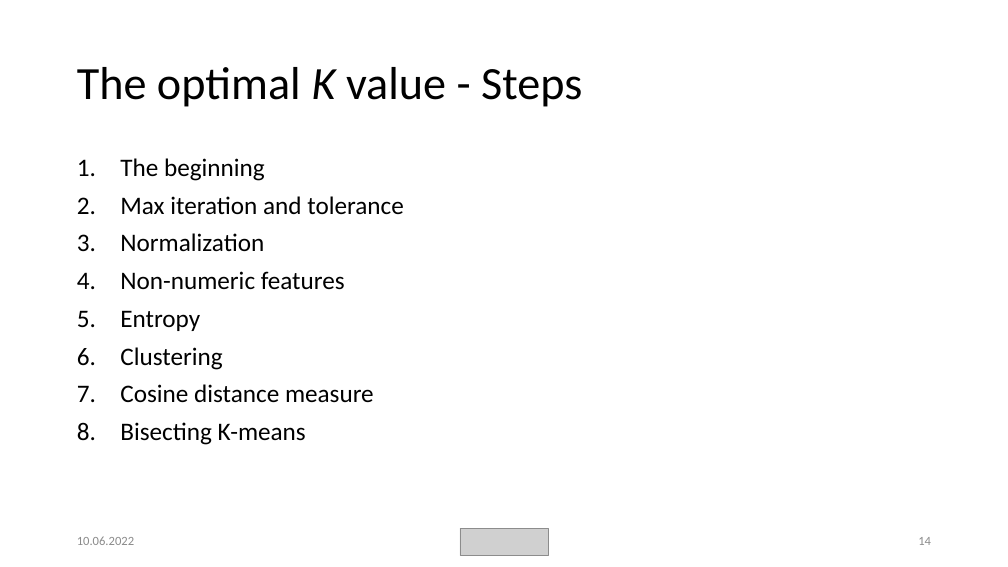
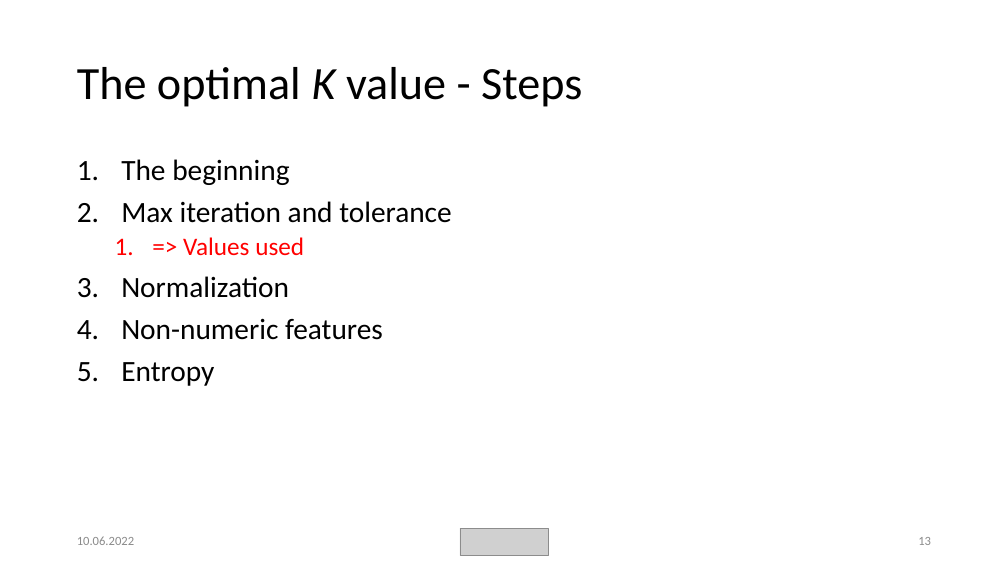
Before and after one commit to weevood/MA-BDA_Project, a slide deck: slide 13 of Documentation/Anomaly-Detection-in-Network-Traffic-with-K-means-Clustering.pptx (slide 14 before the commit). Drawn at 1008x567 pixels with LibreOffice and Linux fonts; fonts in the diff are those of the drawing; grey boxes stand for pictures. Boxes give left, top, right and bottom in pixels: in the first picture for what was removed or moved away, otherwise in the second. Text is boxed around its words. In the diff, an @@ line names an element or a change of style, - is before the commit and + after.

```diff
--- a/Documentation/Anomaly-Detection-in-Network-Traffic-with-K-means-Clustering.pptx
+++ b/Documentation/Anomaly-Detection-in-Network-Traffic-with-K-means-Clustering.pptx
@@ text at bbox=[121, 159, 452, 386]: size 24 to 28 pt in "The beginning", "Max iteration and tolerance", "Normalization", "Non-numeric features" and 1 more places @@
@@ text at bbox=[183, 237, 304, 256]: paragraph added @@
+  1. => Values used
@@ text at bbox=[120, 347, 374, 445]: paragraphs removed @@
-6. Clustering
-7. Cosine distance measure
-8. Bisecting K-means
@@ page number at bbox=[918, 537, 931, 545]: text changed @@
-14
+13
```
Also in this commit, not shown: 4 other slides changed, 2 slides added, 2 other files.
